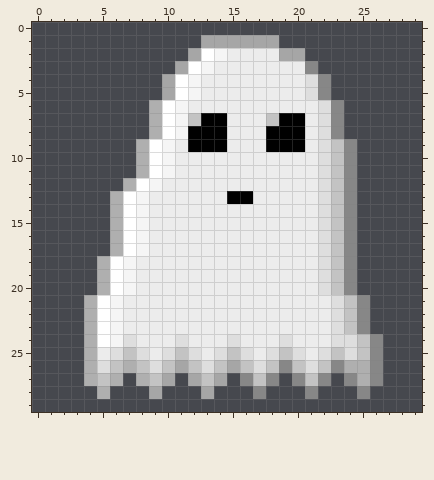
File history of a pixel-art sprite, resources/ghost.png. Above: the version before the commit.
The file is 30x30 pixels.
After:
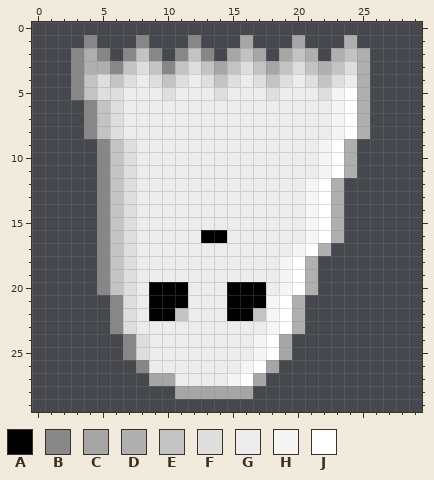
Palette (. is transparent): A #000000  B #878787  C #a6a6a6  D #afafaf  E #c3c3c3  F #dedede  G #ececec  H #f5f5f5  J #ffffff
The exact change:
Changed rows in their new state; - is an unchanged pixel.
first column x 3:
 1 -B---B---B...-..-C---D--
 2 BDB-BEB-BEB.CEC.-ED-DED-
 3 BDDBEFEBEFECEFECEFEDEFD-
 4 BEFEFGFEFGFEF-FEF--EFGD-
 5 BEFFGGGFGG-F---F--GFHJD-
 6 -BEFGGGGG----------GHJD-
 7 -BEFGGGGGGGG---GGG-GHJD-
 8 -BEFGGGGGGGG---GGG-GHJD-
 9 --BEFGGG-GGG---GGG-HJD--
10 --BEFGGG-----------HJD--
11 --BEFGGG-----------HJD--
12 --BEFGG-----------HJD.--
13 --BEFG------GG----HJD.--
14 --BEFG------------HJD.--
15 --BEFG------------HJD.--
16 --BEFG----AA------HJD.--
17 --BEFG-----------HJD..--
18 --BEF-----------HJD...--
19 --BEF-----------HJD...--
20 --BEF-AAA---AAA-HJD...--
21 -..BF-AAA---AAAHJD.....-
22 -..BF-AAE---AAEHJD.....-
23 -..BF----------HJD.....-
24 -...BF--G---G-HJC.......
25 -...B--GGG-GGGHJC.......
26 -....BGGGGGGGHJC........
27 -...-.C-GGGGHJC.-...-...
28 --.---.-CC-CCC.---.---.-
